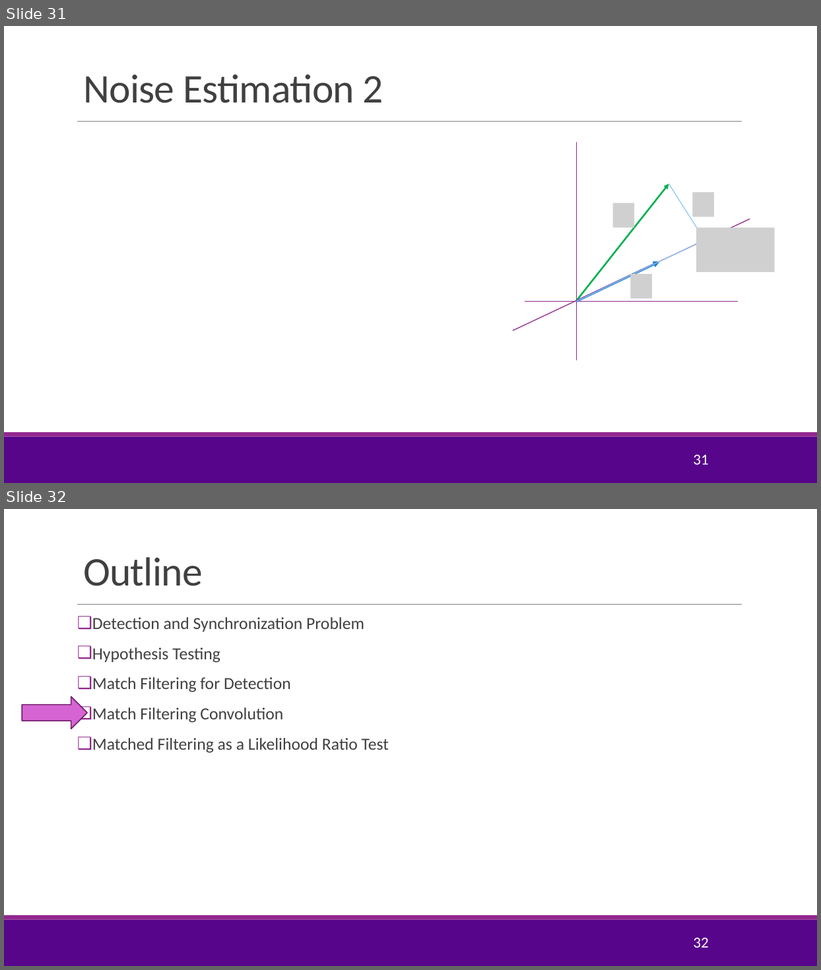
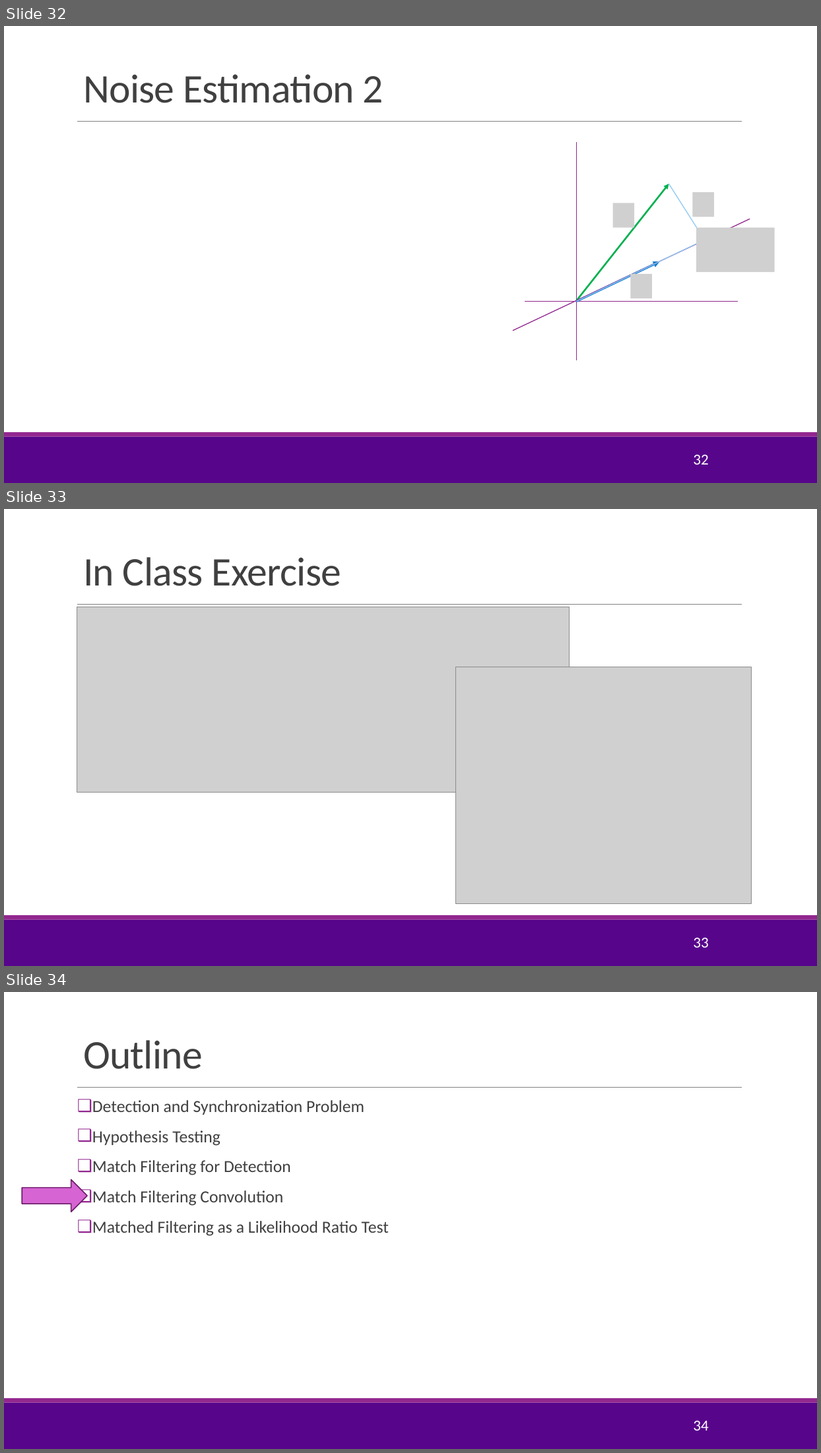
Before and after one commit to sdrangan/digitalcomm, a slide deck: Lectures/Unit07_Sync.pptx. Shown one above the other, each under a label of ours: slides 31 and 32 before the commit, slides 32, 33 and 34 after it. The pictures are 821x970 and 821x1453 pixels, drawn with LibreOffice and Linux fonts; fonts in the diff are those of the drawing; grey boxes stand for pictures; background and template pictures are left out. Boxes give left, top, right and bottom in pixels: in the first picture for what was removed or moved away, otherwise in the second. Text is boxed around its words. In the diff, an @@ line names an element or a change of style, - is before the commit and + after.

Commit message:
Added in class exercises for unit 7.

```diff
--- a/Lectures/Unit07_Sync.pptx
+++ b/Lectures/Unit07_Sync.pptx
@@ slide 33 added at [4, 509, 817, 966], background #FFFFFF; not listed: 3 template elements that a slide beside it also shows @@
@@ title added at [83, 557, 342, 586], 48 pt, text #404040 @@
+In Class Exercise
@@ picture added at [77, 607, 570, 793] @@
@@ picture added at [456, 667, 751, 905] @@
@@ page number added at [693, 938, 708, 948], 18 pt, text #FFFFFF @@
+33
@@ what was slide 31 is now slide 32 @@
@@ page number at [693, 455, 708, 465]: text changed @@
-31
+32
@@ what was slide 32 is now slide 34 @@
@@ page number at [693, 1421, 708, 1431]: text changed @@
-32
+34
```
Also in this commit, not shown: 1 other slide added, 3 other files.
